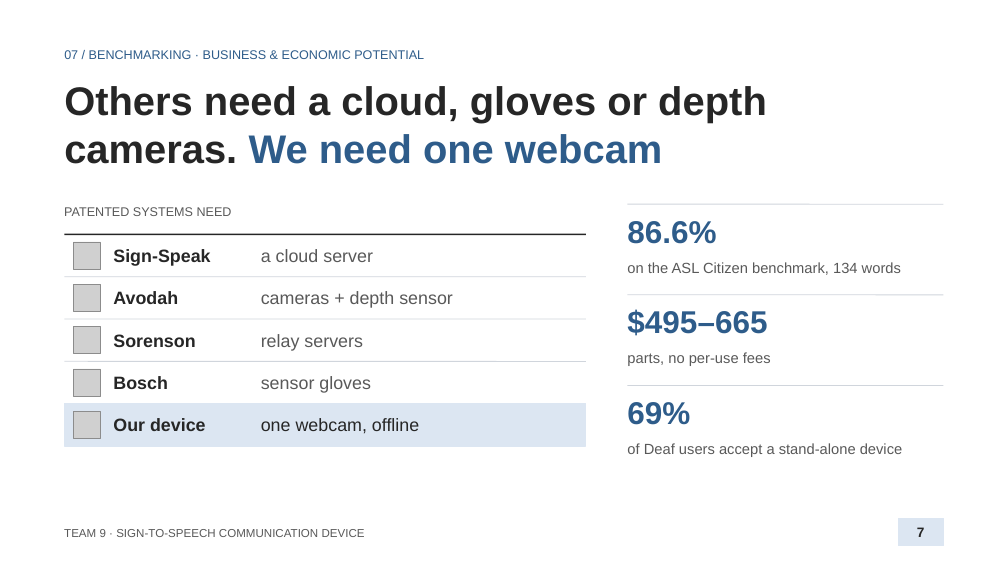
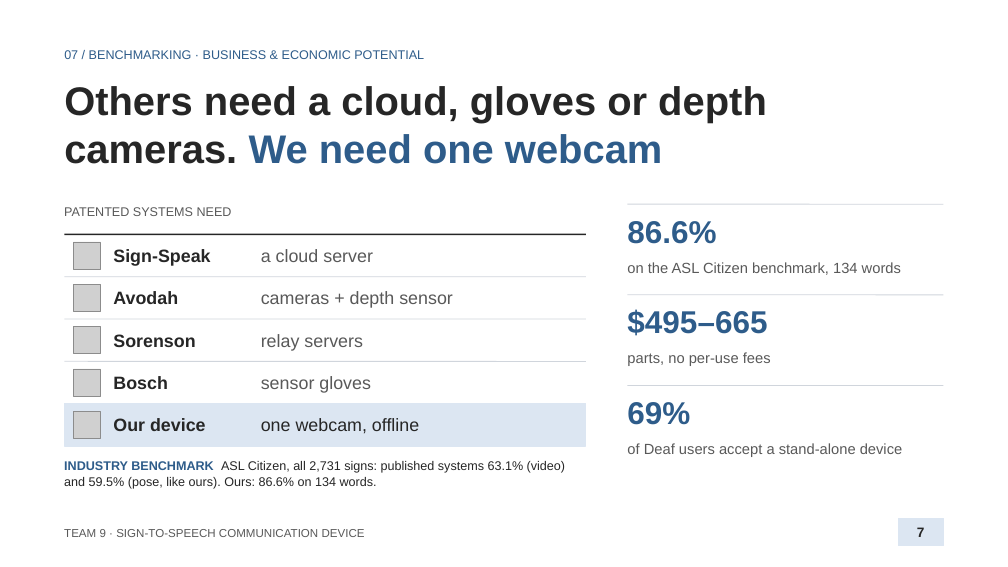
Before and after one commit to anxious956/Multilingual-Sign-to-Speech-Communication-Device, a slide deck: slide 7 of docs/presentation/Team9_Proposal_Presentation.pptx. Drawn at 1008x567 pixels with LibreOffice and Linux fonts; fonts in the diff are those of the drawing; grey boxes stand for pictures. Boxes give left, top, right and bottom in pixels: in the first picture for what was removed or moved away, otherwise in the second. Text is boxed around its words. In the diff, an @@ line names an element or a change of style, - is before the commit and + after.

```diff
--- a/docs/presentation/Team9_Proposal_Presentation.pptx
+++ b/docs/presentation/Team9_Proposal_Presentation.pptx
@@ text added at [64,461,565,489], 12 pt, text #262626 @@
+INDUSTRY BENCHMARK ASL Citizen, all 2,731 signs: published systems 63.1% (video) and 59.5% (pose, like ours). Ours: 86.6% on 134 words.
```
Also in this commit, not shown: 1 other file.
